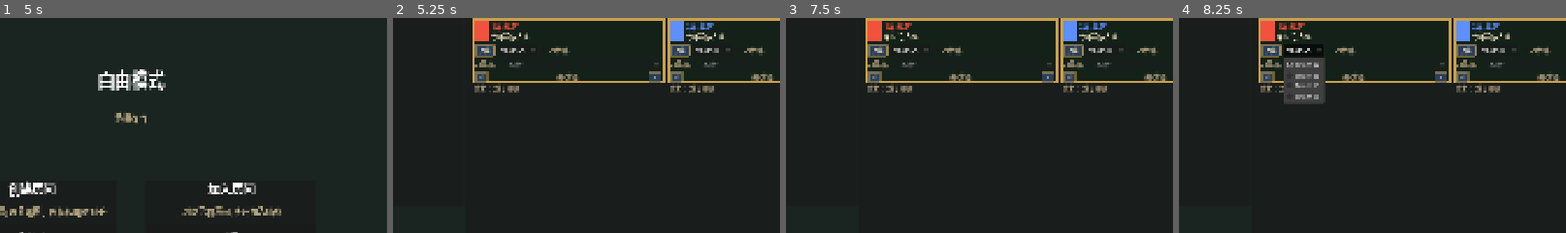
Above: before the commit, frames 1-4 (left to right).
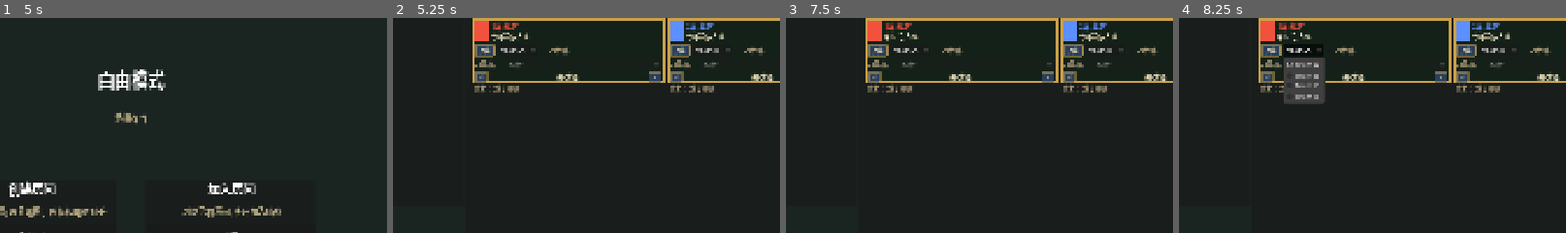
Above: after the commit, the same moments.

Repository: iris0heartmade/battleblitz
Game: Godot game, scene res://scenes/main.tscn
Same seed, same stepped clock (60 frames per second), same inputs: the game is played once before the commit and once after it.
Inputs (mouse positions are % of the whole screen's width and height, from its top left):
- Up to frame 1 (5 s): click (52, 60) at 0.52 s; type "12" at 0.6 s; click "主线章节" at 1.25 s; click "✅ 准备好了" at 2 s; click "选定指挥官" at 2.75 s; click "返回主菜单" at 3.5 s; click "联机大厅" at 4.25 s
- Up to frame 2 (5.25 s): click "开始创建" at 5 s
- Up to frame 3 (7.5 s): click "全部地图" at 5.75 s; click "balanced_2p_15 (2人)" at 6.5 s; click "入座" at 7.25 s
- Up to frame 4 (8.25 s): click "Team A" at 8 s
The pictures show only the part of the screen within x 33-83%, y 20-70%; the shares and areas given below are measured in that part.

Frame 1 is identical in both runs. In frame 2, 0.3% of the frame differs, in the area x 42-98%, y 26-30%; in frame 3, 0.3%; in frame 4, 0.3%.

Commit message:
feat(godot): UI V3 设计语言 — 8px 网格 + 状态可读 + 组件复用
按 docs/规范/UI/2026-07-25-UI-设计语言规范.md 落地:

- MenuTheme 补 V3 token:C_LOADING / C_ERROR / C_PLACEHOLDER / FS_LOADING /
  FS_PLACEHOLDER / FS_BODY_SM / FS_SUBTITLE + GRID_1..6 / PAD_S/M/L/X /
  GAP_S/M/L(网格统一到 8px)
- 4 个公共组件(全部用 class_name 注册,颜色/字号/间距走 token):
  - SectionCard   容器 + SectionHeader + body
  - SectionHeader 14px 烫金 + 灰色 hint + 1px 烫金分隔线
  - StatusBadge   ✓/—/⚠/⏳/✕ 五态,prefix + token 颜色 + token 字号
  - ButtonRow     HBox + 主/次/危险 三态按钮
- saves_controller 改造:3 槽手动行的 删除 + 覆盖 用 ButtonRow(删除红边
  DANGER、覆盖蓝底 SECONDARY,主次一眼区分);自动 / 中断存档空态改用
  StatusBadge.EMPTY(PLACEHOLDER 色 13px,跟加载中LOADING 色区分);
  手动槽空态文本改走 MenuTheme.C_PLACEHOLDER 色码
- mainline_controller 注入 StatusBadge / SectionHeader script 常量
- main.gd 大厅指挥官加载中…改用 C_LOADING 色 + ⏳ 前缀,跟 EMPTY
  状态的 PLACEHOLDER 色区分;hero portrait panel 主题改走
  MenuTheme.apply_panel_theme(替代手写 StyleBoxFlat)

合约测试 5 项守护:token 存在 / 组件 class_name / 无 inline Color /
无非法 grid 偏移 / 组件自身不定义 token。共 31 项 pass。

Diff:
--- a/godot-client/scripts/main.gd
+++ b/godot-client/scripts/main.gd
@@ -3116,12 +3116,14 @@
 	if players_list != null and is_instance_valid(players_list):
 		players_list.add_theme_font_size_override("normal_font_size", 13)
 		players_list.add_theme_color_override("default_color", MenuTheme.C_TEXT_WARM)
-	# T:#18 — 英雄立绘槽主题(深绿底 + 烫金边),跟 InfoPanel / ActionBubble 同款
+	# T:V3 — 英雄立绘槽主题用 MenuTheme.apply_panel_theme + token(替代手写 StyleBoxFlat)
 	if hero_portrait_panel != null and is_instance_valid(hero_portrait_panel):
-		var sb_portrait := StyleBoxFlat.new()
-		sb_portrait.bg_color = MenuTheme.C_BG_PANEL
-		sb_portrait.border_color = MenuTheme.C_GOLD
-		sb_portrait.set_border_width_all(2)
+		MenuTheme.apply_panel_theme(hero_portrait_panel, MenuTheme.C_BG_PANEL)
+		var sb_portrait: StyleBoxFlat = hero_portrait_panel.get_theme_stylebox("panel").duplicate()
+		sb_portrait.border_width_left = 2
+		sb_portrait.border_width_right = 2
+		sb_portrait.border_width_top = 2
+		sb_portrait.border_width_bottom = 2
 		sb_portrait.set_corner_radius_all(3)
 		sb_portrait.content_margin_left = 2
 		sb_portrait.content_margin_right = 2
@@ -4456,10 +4458,15 @@
 	commander_row.add_child(prev_btn)
 	var commander_label := Label.new()
 	commander_label.name = "CommanderName"
-	commander_label.text = _lobby_seat_commander_label(index) if commanders_loaded else "加载中…"
+	if commanders_loaded:
+		commander_label.text = _lobby_seat_commander_label(index)
+		commander_label.add_theme_color_override("font_color", MenuTheme.C_TEXT_WARM)
+	else:
+		# T:V3 — 加载中用 LOADING 色,跟 EMPTY 的 PLACEHOLDER 色区分开
+		commander_label.text = "⏳ 加载中…"
+		commander_label.add_theme_color_override("font_color", MenuTheme.C_LOADING)
 	commander_label.size_flags_horizontal = Control.SIZE_EXPAND_FILL
 	commander_label.horizontal_alignment = HORIZONTAL_ALIGNMENT_CENTER
-	commander_label.add_theme_color_override("font_color", MenuTheme.C_TEXT_DIM)
 	commander_row.add_child(commander_label)
 	var next_btn := Button.new()
 	next_btn.name = "NextCommanderBtn"
--- a/godot-client/scripts/mainline/mainline_controller.gd
+++ b/godot-client/scripts/mainline/mainline_controller.gd
@@ -11,6 +11,8 @@
 ## 节点路径相对 MainlineView: $MLFrame/<X>(原 main.gd 用 $MainlineView/MLFrame/<X>)
 
 const MenuTheme = preload("res://scripts/ui/menu_theme.gd")
+const StatusBadge = preload("res://scripts/ui/_components/status_badge.gd")
+const SectionHeader = preload("res://scripts/ui/_components/section_header.gd")
 
 var _main: Node = null
 
--- /dev/null
+++ b/godot-client/scripts/ui/_components/button_row.gd
@@ -0,0 +1,60 @@
+## button_row.gd — UI V3 按钮行(HBoxContainer + 自动间距 + 主/次/危险三态主题)。
+##
+## 用法:
+##   var row := ButtonRow.new()
+##   row.add_button("继续", ButtonRow.ButtonKind.PRIMARY)
+##   row.add_button("删除", ButtonRow.ButtonKind.DANGER)
+##   row.add_button("覆盖", ButtonRow.ButtonKind.SECONDARY)
+##   parent.add_child(row)
+##
+## 视觉:HBoxContainer,GAP_M(16px) 间距;按钮按下自动走 MenuTheme.apply_*_theme。
+## PRIMARY=金底烫金亮边(关键操作),DANGER=红边(删除/危险),SECONDARY=蓝底(默认)。
+
+class_name ButtonRow
+extends HBoxContainer
+
+enum ButtonKind { PRIMARY, SECONDARY, DANGER }
+
+const MenuTheme = preload("res://scripts/ui/menu_theme.gd")
+
+var _buttons: Array[Button] = []
+
+
+func _init() -> void:
+	mouse_filter = Control.MOUSE_FILTER_PASS
+	add_theme_constant_override("separation", MenuTheme.GAP_M)
+
+
+func add_button(text: String, kind: ButtonKind = ButtonKind.SECONDARY) -> Button:
+	var btn := Button.new()
+	btn.text = text
+	match kind:
+		ButtonKind.PRIMARY:
+			MenuTheme.apply_primary_button_theme(btn, MenuTheme.FS_BTN)
+		ButtonKind.DANGER:
+			MenuTheme.apply_secondary_button_theme(btn, MenuTheme.FS_BTN)
+			# DANGER:把 secondary 的边从 GOLD 改成 FIRE_RED(改 stylebox)
+			var sb := btn.get_theme_stylebox("normal").duplicate()
+			sb.border_color = MenuTheme.C_FIRE_RED
+			btn.add_theme_stylebox_override("normal", sb)
+			var sb_h := sb.duplicate()
+			sb_h.border_color = MenuTheme.C_FIRE_RED
+			btn.add_theme_stylebox_override("hover", sb_h)
+		_:
+			MenuTheme.apply_button_theme(btn, MenuTheme.FS_BTN)
+	_buttons.append(btn)
+	add_child(btn)
+	return btn
+
+
+func add_buttons(items: Array) -> Array[Button]:
+	var out: Array[Button] = []
+	for item in items:
+		var text: String = str(item.get("text", ""))
+		var kind: int = int(item.get("kind", ButtonKind.SECONDARY))
+		out.append(add_button(text, kind))
+	return out
+
+
+func get_buttons() -> Array[Button]:
+	return _buttons
--- /dev/null
+++ b/godot-client/scripts/ui/_components/section_card.gd
@@ -0,0 +1,49 @@
+## section_card.gd — UI V3 section 容器(PanelContainer + SectionHeader + body)。
+##
+## 用法:
+##   var card := SectionCard.new("三存档槽", body_vbox, "按需手存,每槽独立")
+##   add_child(card)
+##
+## 视觉:深绿底 + 烫金 4px 边框 + 内边距 PAD_L + 顶部 SectionHeader。
+## 全部 token 走 MenuTheme。
+
+class_name SectionCard
+extends PanelContainer
+
+const MenuTheme = preload("res://scripts/ui/menu_theme.gd")
+
+var _header: SectionHeader
+var _body: Control
+
+
+func _init(title: String = "", body: Control = null, hint: String = "") -> void:
+	mouse_filter = Control.MOUSE_FILTER_PASS
+	# Panel 主题:深绿底 + 烫金边 + 内边距
+	MenuTheme.apply_panel_theme(self, MenuTheme.C_BG_PANEL)
+	# 内边距(PAD_L = 24)
+	var sb: StyleBoxFlat = get_theme_stylebox("panel").duplicate()
+	sb.content_margin_left = MenuTheme.PAD_L
+	sb.content_margin_right = MenuTheme.PAD_L
+	sb.content_margin_top = MenuTheme.PAD_M
+	sb.content_margin_bottom = MenuTheme.PAD_M
+	add_theme_stylebox_override("panel", sb)
+	# 内部用 VBoxContainer 装 header + body
+	var vbox := VBoxContainer.new()
+	vbox.add_theme_constant_override("separation", MenuTheme.GAP_M)
+	vbox.mouse_filter = Control.MOUSE_FILTER_PASS
+	add_child(vbox)
+	# Header(可省,纯 body 也能用)
+	if title != "":
+		_header = SectionHeader.new(title, hint)
+		vbox.add_child(_header)
+	# Body(外部传入)
+	_body = body if body != null else VBoxContainer.new()
+	vbox.add_child(_body)
+
+
+func get_body() -> Control:
+	return _body
+
+
+func get_header() -> SectionHeader:
+	return _header
--- /dev/null
+++ b/godot-client/scripts/ui/_components/section_header.gd
@@ -0,0 +1,50 @@
+## section_header.gd — UI V3 section 标题(14px 烫金 + 灰色 hint + 1px 烫金分隔线)。
+##
+## 用法:
+##   var hdr := SectionHeader.new("三存档槽", "按需手存,每槽独立")
+##   vbox.add_child(hdr)
+##
+## 视觉:Label(title) + Label(hint, 灰色小字) 横排 + 下方 1px HSeparator(烫金)。
+## 全部 token 走 MenuTheme,不暴露调色 API。
+
+class_name SectionHeader
+extends VBoxContainer
+
+const MenuTheme = preload("res://scripts/ui/menu_theme.gd")
+
+var _title_label: Label
+var _hint_label: Label
+var _separator: HSeparator
+
+
+func _init(title: String = "", hint: String = "") -> void:
+	mouse_filter = Control.MOUSE_FILTER_IGNORE
+	add_theme_constant_override("separation", MenuTheme.GRID_2)
+	_title_label = Label.new()
+	_title_label.add_theme_font_size_override("font_size", MenuTheme.FS_SECTION)
+	_title_label.add_theme_color_override("font_color", MenuTheme.C_GOLD)
+	_title_label.text = title
+	add_child(_title_label)
+	if hint != "":
+		_hint_label = Label.new()
+		_hint_label.add_theme_font_size_override("font_size", MenuTheme.FS_HINT)
+		_hint_label.add_theme_color_override("font_color", MenuTheme.C_PLACEHOLDER)
+		_hint_label.text = "  · " + hint
+		add_child(_hint_label)
+	_separator = HSeparator.new()
+	MenuTheme.apply_section_divider(_separator)
+	add_child(_separator)
+
+
+func set_title(title: String) -> void:
+	if _title_label != null:
+		_title_label.text = title
+
+
+func set_hint(hint: String) -> void:
+	if _hint_label == null:
+		_hint_label = Label.new()
+		_hint_label.add_theme_font_size_override("font_size", MenuTheme.FS_HINT)
+		_hint_label.add_theme_color_override("font_color", MenuTheme.C_PLACEHOLDER)
+		add_child(_hint_label)
+	_hint_label.text = "  · " + hint
--- /dev/null
+++ b/godot-client/scripts/ui/_components/status_badge.gd
@@ -0,0 +1,58 @@
+## status_badge.gd — UI V3 状态徽章(单 Label,带前缀图标 + 配色 token)。
+##
+## 用法:
+##   var badge := StatusBadge.new()
+##   badge.setup(StatusBadge.Kind.OK, "已选")
+##   add_child(badge)
+##
+## 颜色 / 字号 / 间距全部走 MenuTheme token,不暴露任何调色 API。
+
+class_name StatusBadge
+extends Label
+
+const MenuTheme = preload("res://scripts/ui/menu_theme.gd")
+
+enum Kind { OK, EMPTY, WARNING, LOADING, ERROR }
+
+# 这些字典在 _init 里初始化 — 不能在 const 里引用 MenuTheme,
+# 因为 Godot parse 阶段不会解析跨脚本的常量引用。
+static var _PREFIX: Dictionary = {}
+static var _COLOR: Dictionary = {}
+static var _FONT_SIZE: Dictionary = {}
+
+
+func _init() -> void:
+	mouse_filter = Control.MOUSE_FILTER_IGNORE
+	if _PREFIX.is_empty():
+		_PREFIX = {
+			Kind.OK: "✓ ",
+			Kind.EMPTY: "— ",
+			Kind.WARNING: "⚠ ",
+			Kind.LOADING: "⏳ ",
+			Kind.ERROR: "✕ ",
+		}
+		_COLOR = {
+			Kind.OK: MenuTheme.C_HEAL_GREEN,
+			Kind.EMPTY: MenuTheme.C_TEXT_DIM,
+			Kind.WARNING: MenuTheme.C_FIRE_RED,
+			Kind.LOADING: MenuTheme.C_LOADING,
+			Kind.ERROR: MenuTheme.C_ERROR,
+		}
+		_FONT_SIZE = {
+			Kind.OK: MenuTheme.FS_BODY_SM,
+			Kind.EMPTY: MenuTheme.FS_PLACEHOLDER,
+			Kind.WARNING: MenuTheme.FS_BODY_SM,
+			Kind.LOADING: MenuTheme.FS_LOADING,
+			Kind.ERROR: MenuTheme.FS_BODY_SM,
+		}
+
+
+func setup(kind: Kind, text: String) -> void:
+	text = _PREFIX.get(kind, "") + text
+	var color: Color = _COLOR.get(kind, MenuTheme.C_TEXT_WARM)
+	var font_size: int = _FONT_SIZE.get(kind, MenuTheme.FS_BODY_SM)
+	add_theme_font_size_override("font_size", font_size)
+	add_theme_color_override("font_color", color)
+	if kind == Kind.LOADING:
+		text = "[i]%s[/i]" % text
+	self.text = text.replace("[i]", "").replace("[/i]", "")
--- a/godot-client/scripts/ui/menu_theme.gd
+++ b/godot-client/scripts/ui/menu_theme.gd
@@ -30,24 +30,48 @@
 const C_DIVIDER: Color = Color("#5a4426")         # 分隔线色(同 BORDER_THIN)
 const C_DISABLED: Color = Color("#5a5640")        # disabled 文字底色
 
+# === 新增(UI V3:状态可读)===
+const C_LOADING: Color = Color("#7a8c70")         # 加载中文案(灰绿,跟 disabled 区别)
+const C_ERROR: Color = Color("#ff6868")           # 错误文案(比 FIRE_RED 更亮)
+const C_PLACEHOLDER: Color = Color("#6b6450")     # placeholder / 空态文案(比 DIM 更暗)
+
 # === 字体大小 ===
 const FS_HERO: int = 56      # 主标题(主菜单唯一)
 const FS_TITLE: int = 32     # 子页标题(Lobby / Saves 等)
 const FS_SECTION: int = 22   # 视图内 section header
-const FS_BODY: int = 16      # 默认正文/表单 label
+const FS_SUBTITLE: int = 20  # 大字号正文(存档行标题)
+const FS_BODY: int = 17      # 默认正文/表单 label
+const FS_BODY_SM: int = 15   # 副正文(表单 label / 章节列表)
 const FS_SUB: int = 18       # 副标题/版本号
 const FS_BTN: int = 17       # 按钮
 const FS_HINT: int = 13      # 提示/暗色副文
 const FS_FOOT: int = 12      # footer 小字
 const FS_PILL: int = 14      # 顶部小角标(HUD 4 角)
-
-# === 尺寸常量(8px 网格) ===
-const PAD_X: int = 24        # 外框内边距
-const PAD_Y: int = 18        # 外框内边距
-const PAD: int = 16          # 通用内边距(已用)
-const GAP_SM: int = 6        # 紧凑间距(说明文字)
-const GAP: int = 12          # 标准间距
-const GAP_LG: int = 18       # 大间距(分隔区)
+const FS_LOADING: int = 14   # 加载中文案(斜体,LOADING 色)
+const FS_PLACEHOLDER: int = 13  # 占位文案(PLACEHOLDER 色)
+
+# === 尺寸常量(8px 网格 — UI V3)===
+const GRID_1: int = 4        # 微间距(标签 ↔ 数值)
+const GRID_2: int = 8        # 紧凑间距(行内)
+const GRID_3: int = 16       # 标准间距(控件间)
+const GRID_4: int = 24       # section 内 padding
+const GRID_5: int = 32       # section 间 padding
+const GRID_6: int = 48       # 大块留白
+
+const PAD_S: int = GRID_2    # 8  — 紧凑(icon ↔ label)
+const PAD_M: int = GRID_3    # 16 — 通用(控件内 padding)
+const PAD_L: int = GRID_4    # 24 — section 内 padding
+const PAD_X: int = GRID_5    # 32 — section 间 padding(沿用 V2 名字)
+const PAD_Y: int = 18        # 外框内边距(沿用 V2)
+const PAD: int = 16          # 通用内边距(沿用 V2)
+
+const GAP_S: int = GRID_2    # 8  — 行内元素
+const GAP_M: int = GRID_3    # 16 — 控件之间
+const GAP_L: int = GRID_4    # 24 — section 之间
+const GAP_SM: int = 6        # 紧凑间距(沿用 V2,放在 GRID_2 和 GRID_1 之间)
+const GAP: int = 12          # 标准间距(沿用 V2)
+const GAP_LG: int = 18       # 大间距(沿用 V2)
+
 const ROW_H: int = 36        # 默认 row 高度
 const BTN_W: int = 280       # 主菜单按钮宽
 const BTN_H: int = 40        # 主菜单按钮高(从 52 降到 40)
--- a/godot-client/scripts/ui/saves_controller.gd
+++ b/godot-client/scripts/ui/saves_controller.gd
@@ -18,6 +18,8 @@
 ## 节点路径相对 SavesView: $SaveFrame/<X>(原 main.gd 用 $SavesView/SaveFrame/<X>)
 
 const MenuTheme = preload("res://scripts/ui/menu_theme.gd")
+# Components registered with class_name — use global name, not preload
+# (preload on a script with class_name returns GDScript resource without .new())
 
 const _MANUAL_SLOT_COUNT := 3
 
@@ -106,20 +108,14 @@
 		MenuTheme.apply_button_theme(resume_btn, MenuTheme.FS_BTN)
 		resume_btn.pressed.connect(_on_manual_resume_pressed.bind(slot_index))
 		btn_box.add_child(resume_btn)
-		var action_row := HBoxContainer.new()
-		action_row.add_theme_constant_override("separation", 6)
-		var delete_btn := Button.new()
-		delete_btn.text = "🗑 删除"
+		var action_row := ButtonRow.new()
+		action_row.custom_minimum_size = Vector2(0, 36)
+		var delete_btn := action_row.add_button("🗑 删除", ButtonRow.ButtonKind.DANGER)
 		delete_btn.custom_minimum_size = Vector2(150, 36)
-		MenuTheme.apply_button_theme(delete_btn, MenuTheme.FS_BTN)
 		delete_btn.pressed.connect(_on_manual_delete_pressed.bind(slot_index))
-		action_row.add_child(delete_btn)
-		var overwrite_btn := Button.new()
-		overwrite_btn.text = "💾 覆盖"
+		var overwrite_btn := action_row.add_button("💾 覆盖", ButtonRow.ButtonKind.SECONDARY)
 		overwrite_btn.custom_minimum_size = Vector2(150, 36)
-		MenuTheme.apply_button_theme(overwrite_btn, MenuTheme.FS_BTN)
 		overwrite_btn.pressed.connect(_on_manual_overwrite_pressed.bind(slot_index))
-		action_row.add_child(overwrite_btn)
 		btn_box.add_child(action_row)
 		hbox.add_child(btn_box)
 		save_slots_container.add_child(row)
@@ -194,7 +190,7 @@
 		var delete_btn: Button = row.get("delete_btn")
 		var overwrite: Button = row.get("overwrite_btn")
 		if rec.is_empty():
-			if status: status.text = "[color=#a69a73][i]空 — 可写入或被自动填充[/i][/color]"
+			if status: status.text = "[color=%s][i]空 — 可写入或被自动填充[/i][/color]" % MenuTheme.C_PLACEHOLDER.to_html(false)
 			if resume: resume.disabled = true
 			if delete_btn: delete_btn.disabled = true
 			if overwrite: overwrite.text = "💾 新建"
@@ -218,13 +214,13 @@
 	for child in save_auto_row.get_children():
 		child.queue_free()
 	if _auto_record.is_empty():
-		var empty := Label.new()
-		empty.text = "(暂无自动存档 — 完成章节或点「准备好了」后自动写入)"
-		empty.modulate = Color(0.65, 0.6, 0.45)
+		var empty := StatusBadge.new()
+		empty.setup(StatusBadge.Kind.EMPTY, "暂无自动存档 — 完成章节或点「准备好了」后自动写入")
 		save_auto_row.add_child(empty)
 		return
 	var hbox := HBoxContainer.new()
 	hbox.size_flags_horizontal = Control.SIZE_EXPAND_FILL
+	hbox.add_theme_constant_override("separation", MenuTheme.GAP_M)
 	var label := _format_save_name(str(_auto_record.get("label", "")))
 	var mid := str(_auto_record.get("mainline_id", ""))
 	var chidx := int(_auto_record.get("chapter_index", 0)) + 1
@@ -249,9 +245,8 @@
 	for child in save_suspend_row.get_children():
 		child.queue_free()
 	if _suspend_record.is_empty():
-		var empty := Label.new()
-		empty.text = "(无中断存档 — 游戏中按「暂停 → 中断退出」会写入此处)"
-		empty.modulate = Color(0.65, 0.6, 0.45)
+		var empty := StatusBadge.new()
+		empty.setup(StatusBadge.Kind.EMPTY, "无中断存档 — 游戏中按「暂停 → 中断退出」会写入此处")
 		save_suspend_row.add_child(empty)
 		return
 	var hbox := HBoxContainer.new()
Not shown, added: docs/规范/UI/2026-07-25-UI-设计语言规范.md
Not shown, added: game/tests/test_godot_ui_design_tokens.py
